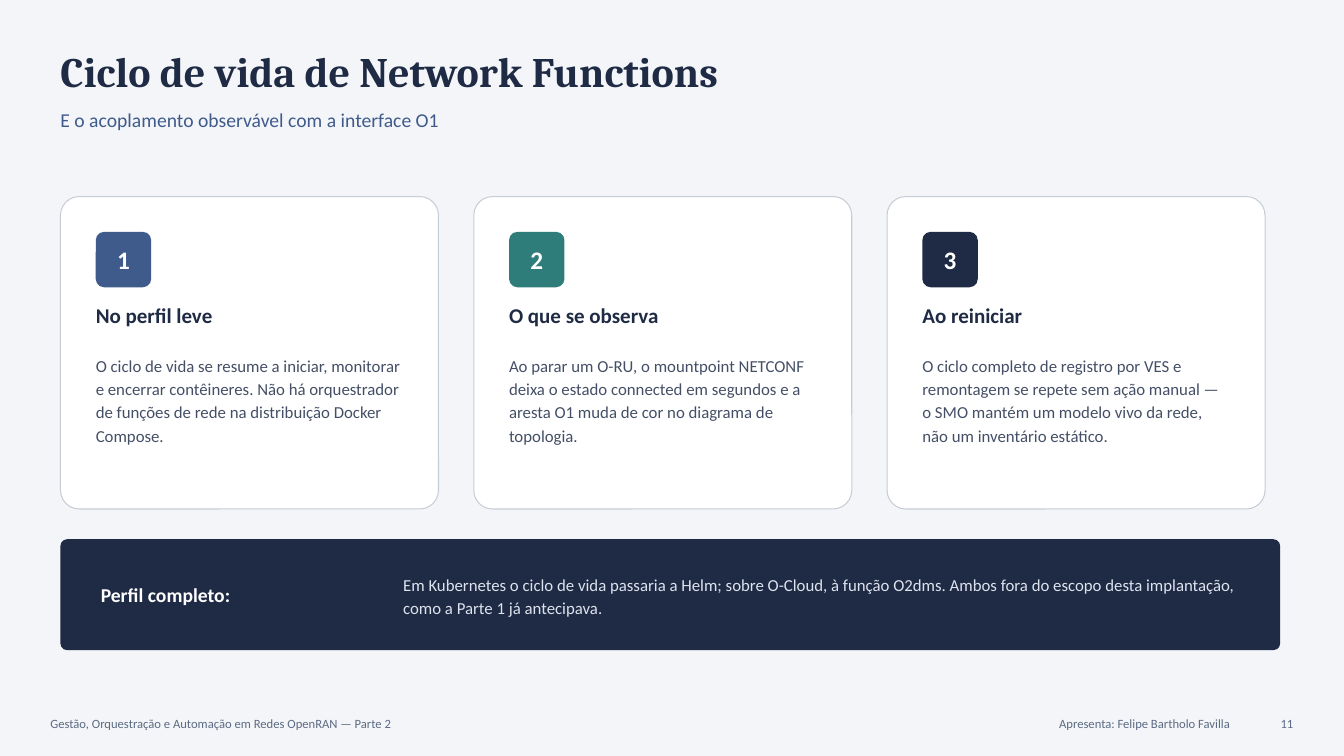
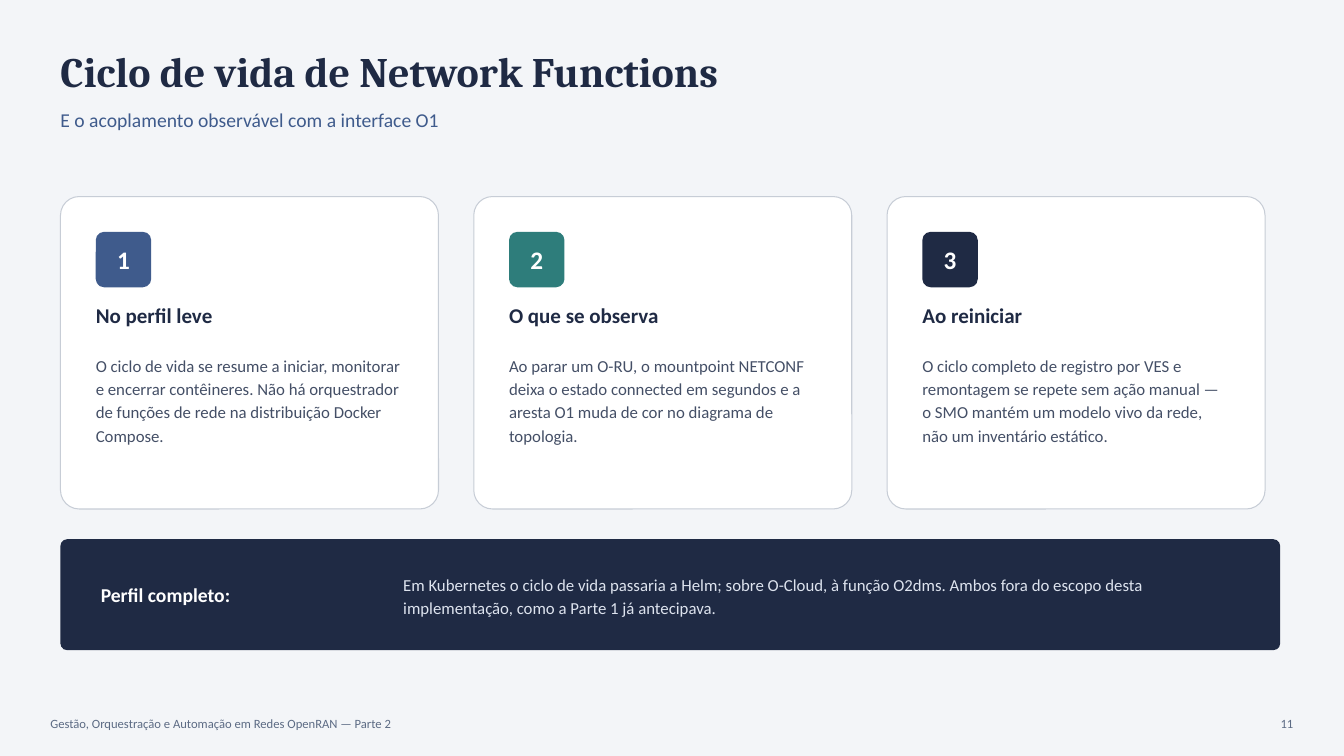
Before and after one commit to felipefavilla/smo-openran, a slide deck: slide 11 of docs/Apresentacao_Parte2_SMO_OpenRAN.pptx. Drawn at 1344x756 pixels with LibreOffice and Linux fonts; fonts in the diff are those of the drawing. Boxes give left, top, right and bottom in pixels: in the first picture for what was removed or moved away, otherwise in the second. Text is boxed around its words. In the diff, an @@ line names an element or a change of style, - is before the commit and + after.

```diff
--- a/docs/Apresentacao_Parte2_SMO_OpenRAN.pptx
+++ b/docs/Apresentacao_Parte2_SMO_OpenRAN.pptx
@@ text at (x1=403, y1=579, x2=1142, y2=617): text changed @@
-Em Kubernetes o ciclo de vida passaria a Helm; sobre O-Cloud, à função O2dms. Ambos fora do escopo desta implantação, como a Parte 1 já antecipava.
+Em Kubernetes o ciclo de vida passaria a Helm; sobre O-Cloud, à função O2dms. Ambos fora do escopo desta implementação, como a Parte 1 já antecipava.
@@ text removed at (x1=1059, y1=719, x2=1230, y2=730) @@
-Apresenta: Felipe Bartholo Favilla
```
Also in this commit, not shown: 16 other slides changed, 27 other files.
